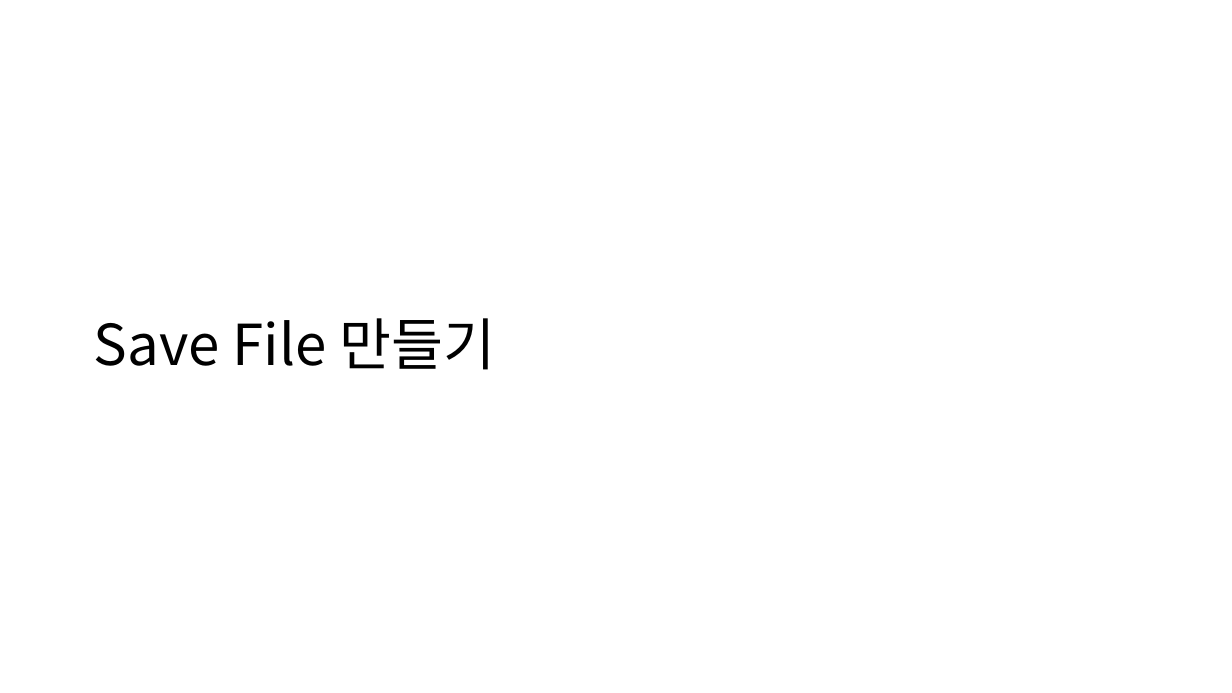
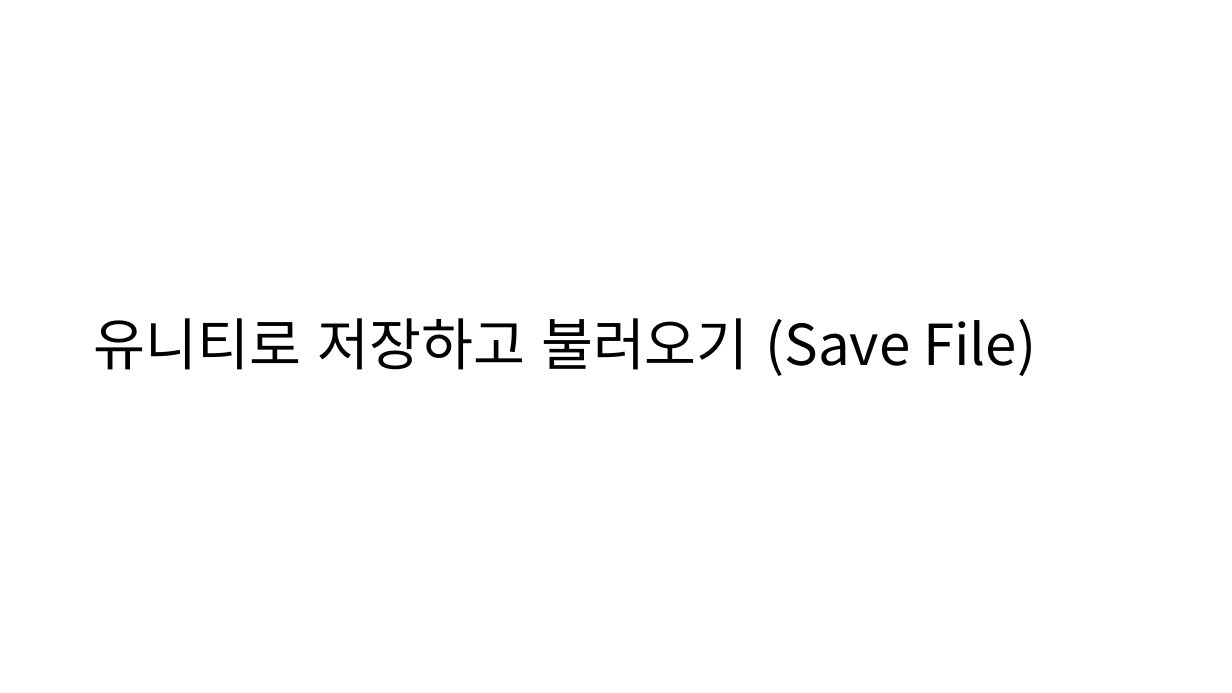
Before and after one commit to IamGroooooot/cien-unity-2019, a slide deck: slide 24 of 3주차.pptx. Drawn at 1232x693 pixels with LibreOffice and Linux fonts; fonts in the diff are those of the drawing. Boxes give left, top, right and bottom in pixels: in the first picture for what was removed or moved away, otherwise in the second. Text is boxed around its words. In the diff, an @@ line names an element or a change of style, - is before the commit and + after.

```diff
--- a/3주차.pptx
+++ b/3주차.pptx
@@ title at (x1=94, y1=318, x2=1036, y2=376): text changed @@
-Save File 만들기
+유니티로 저장하고 불러오기 (Save File)
```
Also in this commit, not shown: 2 other slides changed, 1 slide removed.
